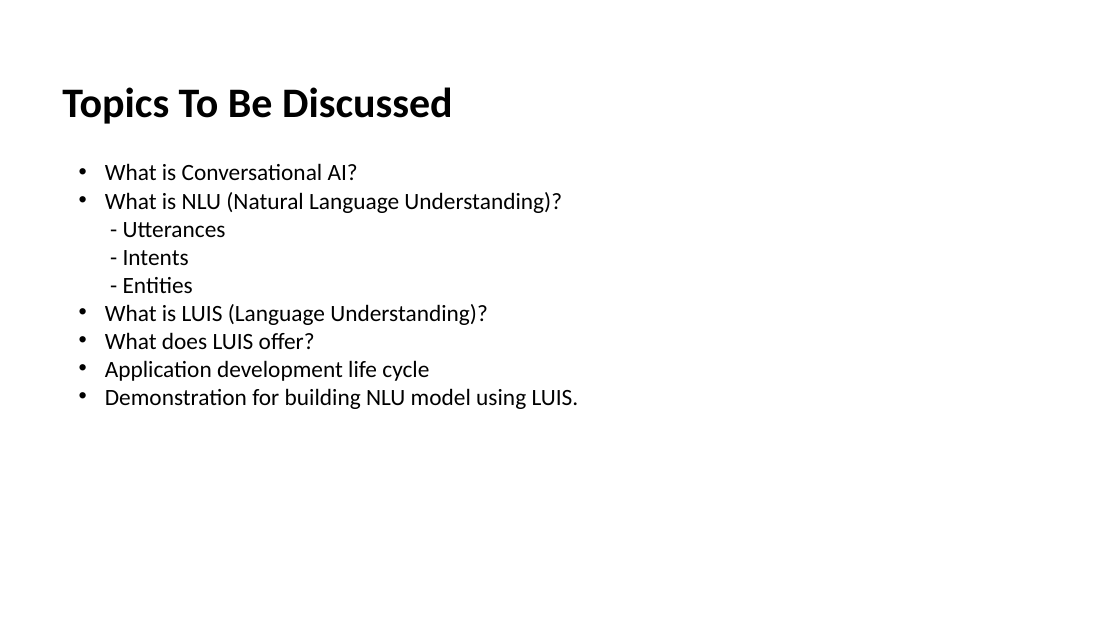
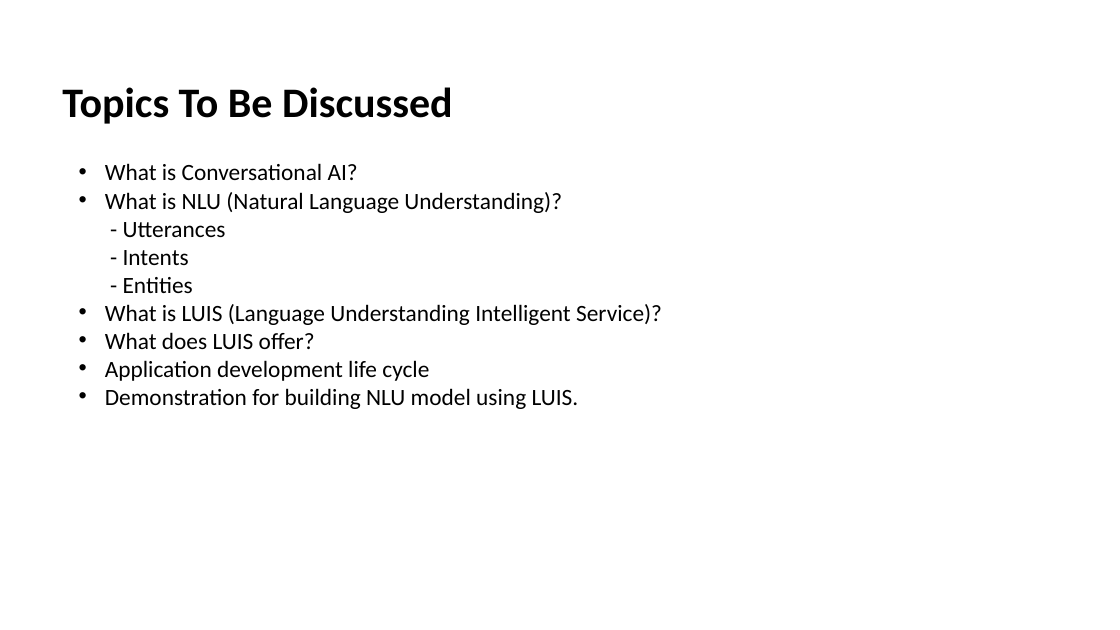
Before and after one commit to mansijain014/HR-Bot, a slide deck: slide 3 of Slide Deck/Conversational AI Build NLU model using LUIS(MLSA).pptx. Drawn at 1120x630 pixels with LibreOffice and Linux fonts; fonts in the diff are those of the drawing; background and template pictures are left out. Boxes give left, top, right and bottom in pixels: in the first picture for what was removed or moved away, otherwise in the second. Text is boxed around its words. In the diff, an @@ line names an element or a change of style, - is before the commit and + after.

```diff
--- a/Slide Deck/Conversational AI Build NLU model using LUIS(MLSA).pptx
+++ b/Slide Deck/Conversational AI Build NLU model using LUIS(MLSA).pptx
@@ text at bbox=[105, 304, 662, 325]: text changed @@
-• What is LUIS (Language Understanding)?
+• What is LUIS (Language Understanding Intelligent Service)?
```
Also in this commit, not shown: 6 other slides changed, 2 slides added, 4 slides removed, 1 other file.
